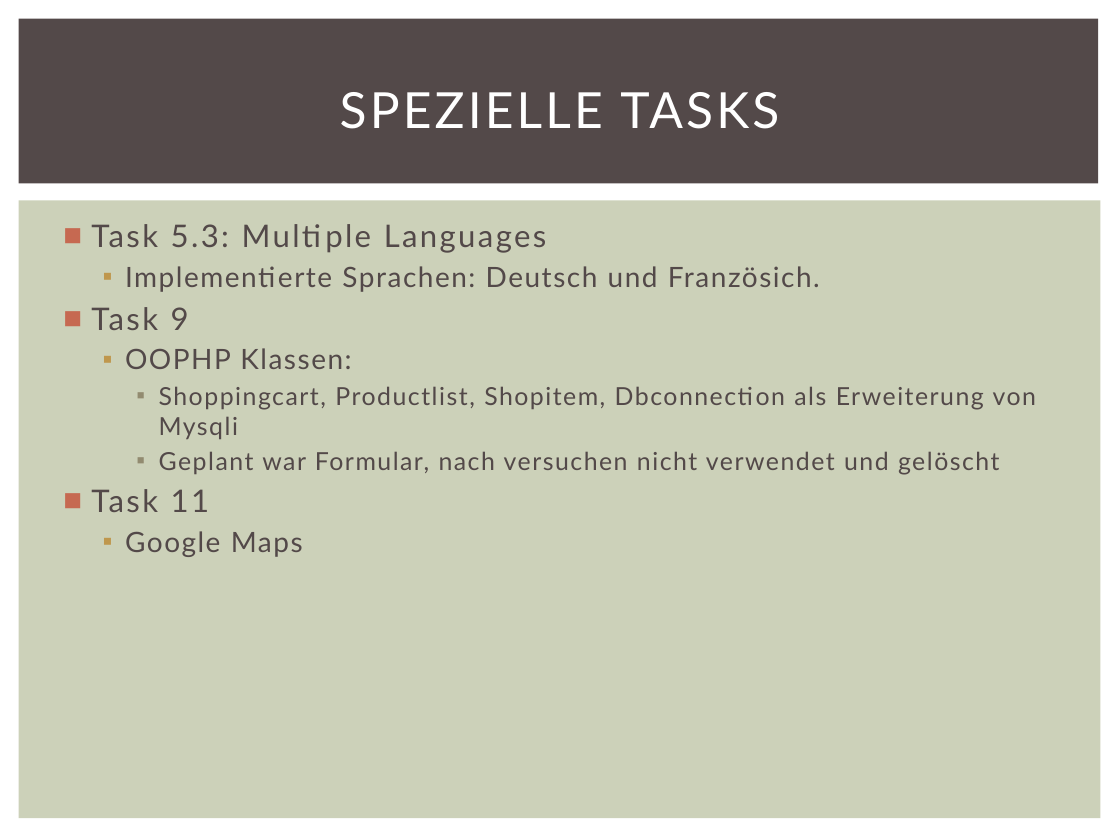
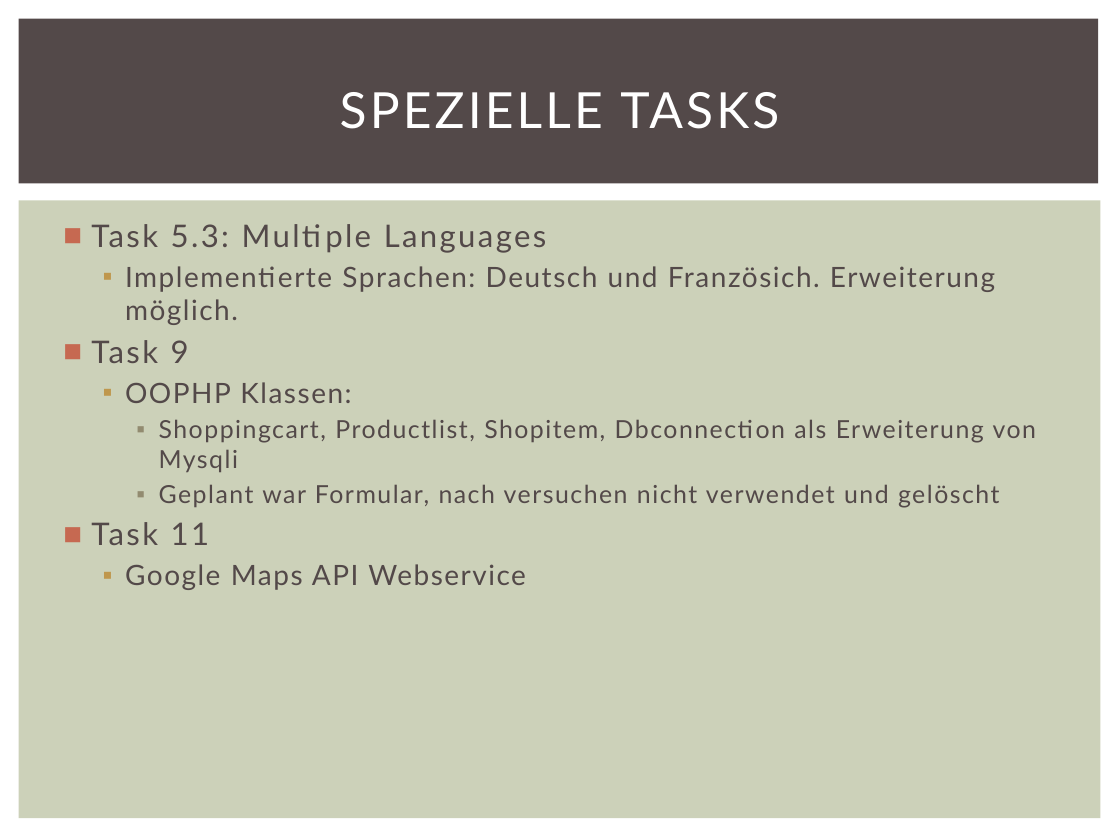
Before and after one commit to menzs2/ch.bfh.bti7054.w2013.q.menzs2, a slide deck: slide 4 of docs/Slides.pptx. Drawn at 1120x840 pixels with LibreOffice and Linux fonts; fonts in the diff are those of the drawing. Boxes give left, top, right and bottom in pixels: in the first picture for what was removed or moved away, otherwise in the second. Text is boxed around its words. In the diff, an @@ line names an element or a change of style, - is before the commit and + after.

```diff
--- a/docs/Slides.pptx
+++ b/docs/Slides.pptx
@@ text at <box>125,266,995,325</box>: text changed @@
-  ▪ Implementierte Sprachen: Deutsch und Französich.
+  ▪ Implementierte Sprachen: Deutsch und Französich. Erweiterung möglich.
@@ text at <box>125,564,526,590</box>: text changed @@
-  ▪ Google Maps
+  ▪ Google Maps API Webservice
```
Also in this commit, not shown: 1 other slide changed, 1 slide added, 2 other files.
